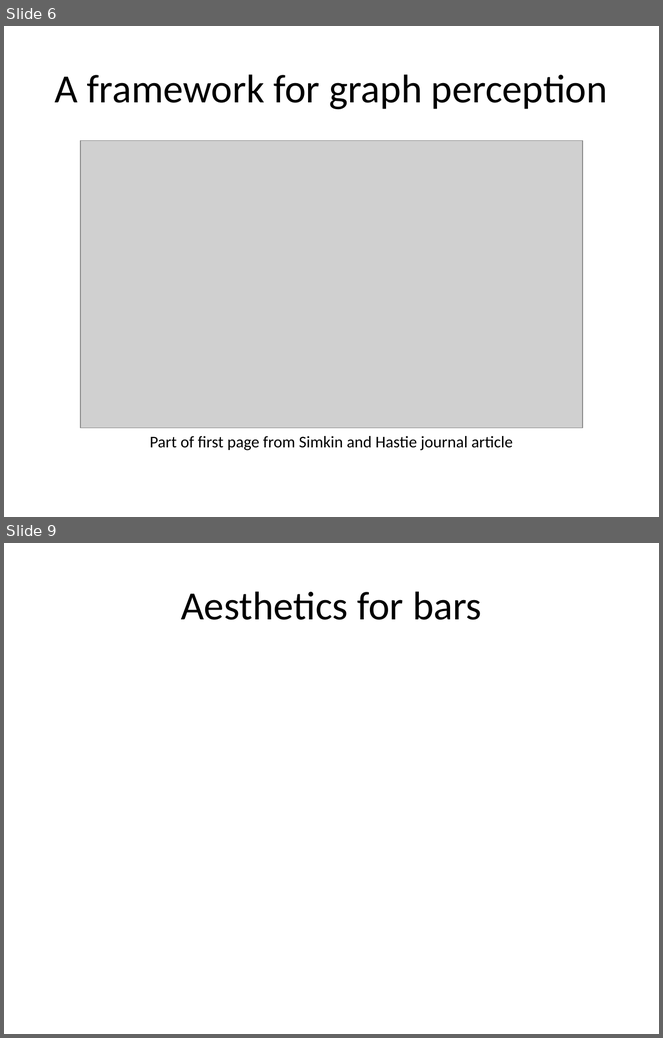
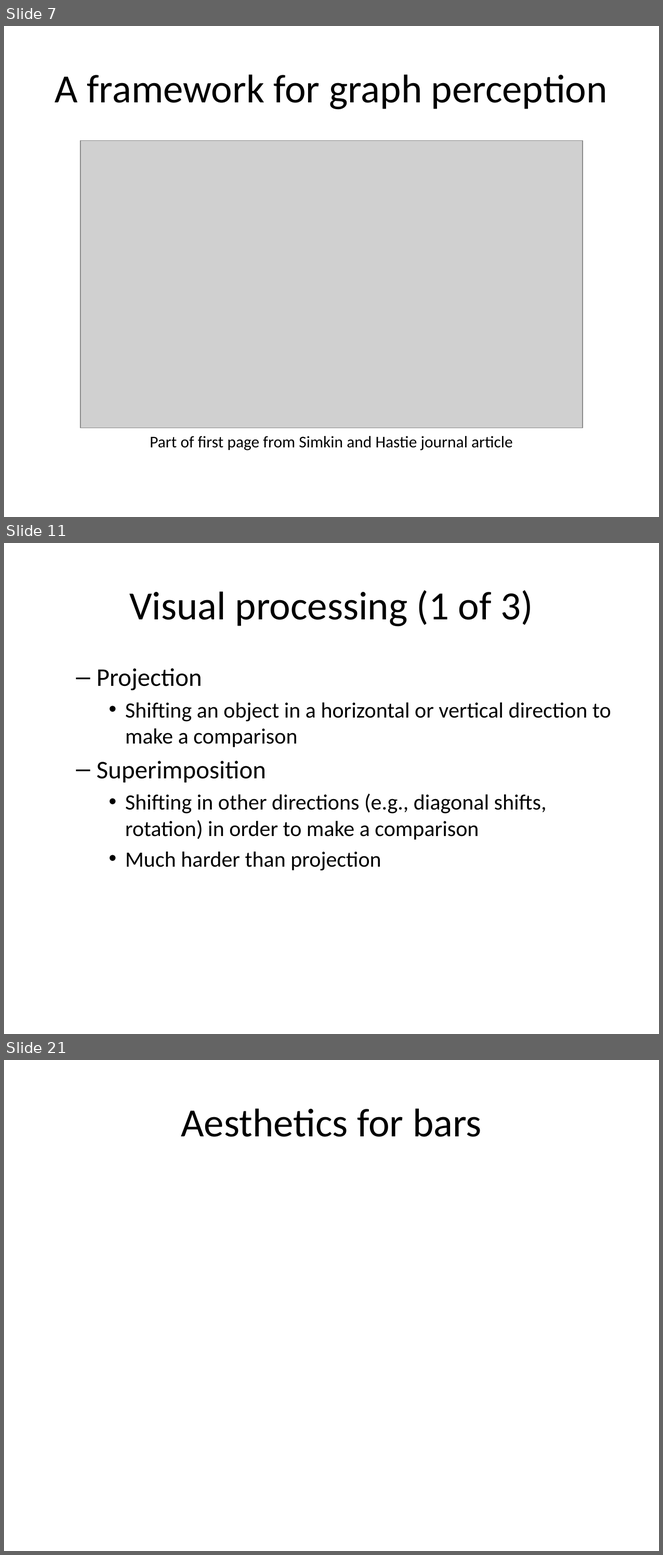
Before and after one commit to pmean/data-visualization, a slide deck: src/data-visualization-02-bars.pptx. Shown one above the other, each under a label of ours: slides 6 and 9 before the commit, slides 7, 11 and 21 after it; the slides between them are not shown. The pictures are 663x1038 and 663x1555 pixels, drawn with LibreOffice and Linux fonts; fonts in the diff are those of the drawing; grey boxes stand for pictures. Boxes give left, top, right and bottom in pixels: in the first picture for what was removed or moved away, otherwise in the second. Text is boxed around its words. In the diff, an @@ line names an element or a change of style, - is before the commit and + after.

Commit message:
Psychology of perception in visualization-02-bars

```diff
--- a/src/data-visualization-02-bars.pptx
+++ b/src/data-visualization-02-bars.pptx
@@ slide 11 added at box(4, 543, 659, 1034), background #FFFFFF @@
@@ title added at box(129, 590, 533, 627), 44 pt, text #000000 @@
+Visual processing (1 of 3)
@@ text added at box(97, 668, 611, 871), 24 pt, text #000000 @@
+  – Projection
+    • Shifting an object in a horizontal or vertical direction to make a comparison
+  – Superimposition
+    • Shifting in other directions (e.g., diagonal shifts, rotation) in order to make a comparison
+    • Much harder than projection
@@ what was slide 6 is now slide 7 @@
@@ what was slide 9 is now slide 21 @@
```
Also in this commit, not shown: 2 slides changed, 12 other slides added, 1 slide removed, 10 other files.
